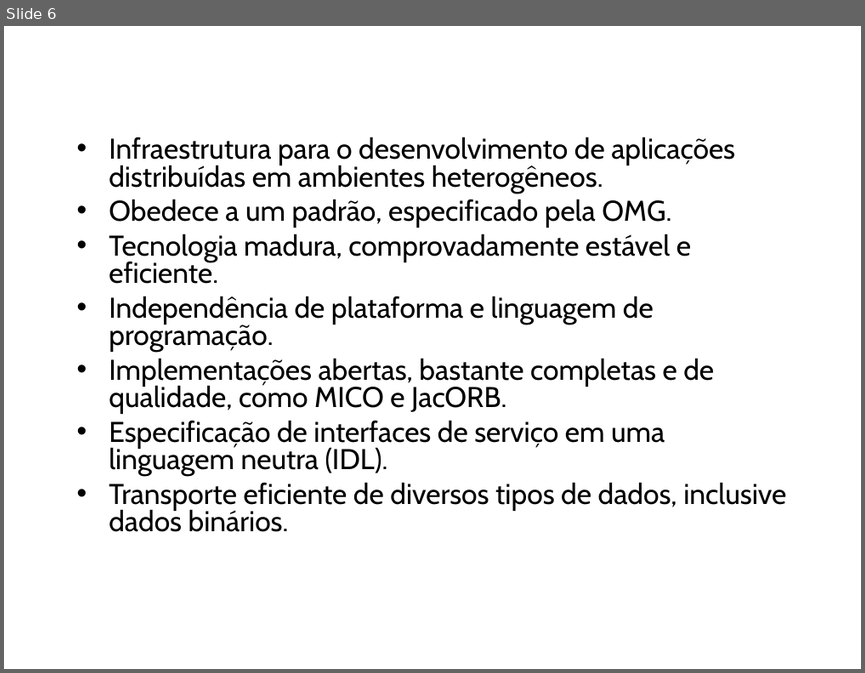
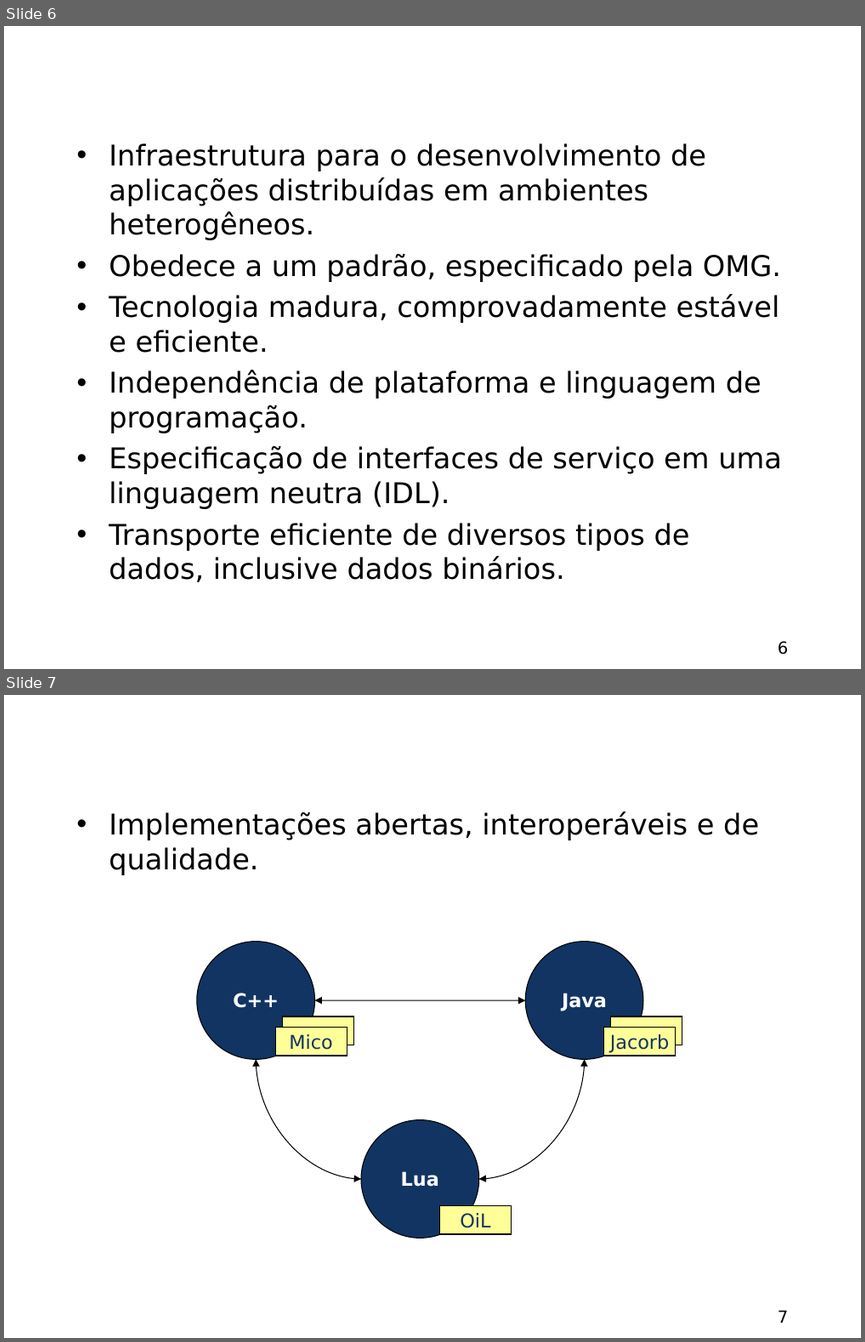
Before and after one commit to amadeubarbosa/openbus-core, a slide deck: docs/apresentacao/OpenBUS.ppt. Shown one above the other, each under a label of ours: slide 6 before the commit, slides 6 and 7 after it. The pictures are 865x673 and 865x1342 pixels, drawn with LibreOffice and Linux fonts; fonts in the diff are those of the drawing; background and template pictures are left out. Boxes give left, top, right and bottom in pixels: in the first picture for what was removed or moved away, otherwise in the second. Text is boxed around its words. In the diff, an @@ line names an element or a change of style, - is before the commit and + after.

```diff
--- a/docs/apresentacao/OpenBUS.ppt
+++ b/docs/apresentacao/OpenBUS.ppt
@@ slide 7 added at [4, 695, 861, 1338], background #FFFFFF; not listed: 1 template element that a slide beside it also shows @@
@@ title added at [21, 709, 851, 763], 24 pt, text #FFFFFF, bold @@
+CORBA
@@ text added at [109, 811, 759, 875], 24 pt, text #000000 @@
+• Implementações abertas, interoperáveis e de qualidade.
@@ ellipse added at [197, 941, 315, 1059], fill #113462, outline #000000 0.74 pt, 16 pt, text #FFFFFF, bold @@
+C++
@@ ellipse added at [525, 941, 643, 1059], fill #113462, outline #000000 0.74 pt, 16 pt, text #FFFFFF, bold @@
+Java
@@ curved double arrow added from (525, 1000) to (315, 1000), #000000 0.74 pt @@
@@ rectangle added at [283, 1016, 353, 1044], fill #FFFF99, outline #000000 0.74 pt @@
@@ rectangle added at [611, 1016, 681, 1044], fill #FFFF99, outline #000000 0.74 pt @@
@@ rectangle added at [276, 1027, 347, 1055], fill #FFFF99, outline #000000 0.74 pt, 16 pt, text #113462 @@
+Mico
@@ rectangle added at [604, 1027, 675, 1055], fill #FFFF99, outline #000000 0.74 pt, 16 pt, text #113462 @@
+Jacorb
@@ curved double arrow added from (256, 1059) to (361, 1179), #000000 0.74 pt @@
@@ curved double arrow added from (584, 1059) to (478, 1179), #000000 0.74 pt @@
@@ ellipse added at [361, 1120, 479, 1238], fill #113462, outline #000000 0.74 pt, 16 pt, text #FFFFFF, bold @@
+Lua
@@ rectangle added at [439, 1206, 511, 1234], fill #FFFF99, outline #000000 0.74 pt, 16 pt, text #113462 @@
+OiL
@@ slide 6 changed as well @@
@@ text "Infraestrutura para o desenvolvimento de ..." at [109, 143, 782, 582]: font Cabin to DejaVu Sans; line spacing 0.8 to 1 @@
@@ text at [109, 358, 714, 414]: paragraph removed @@
-• Implementações abertas, bastante completas e de qualidade, como MICO e JacORB.
@@ page number added at [778, 641, 788, 654], 14 pt, text #000000 @@
+6
```
Also in this commit, not shown: 22 other slides changed, 3 other slides added, 1 slide removed.
